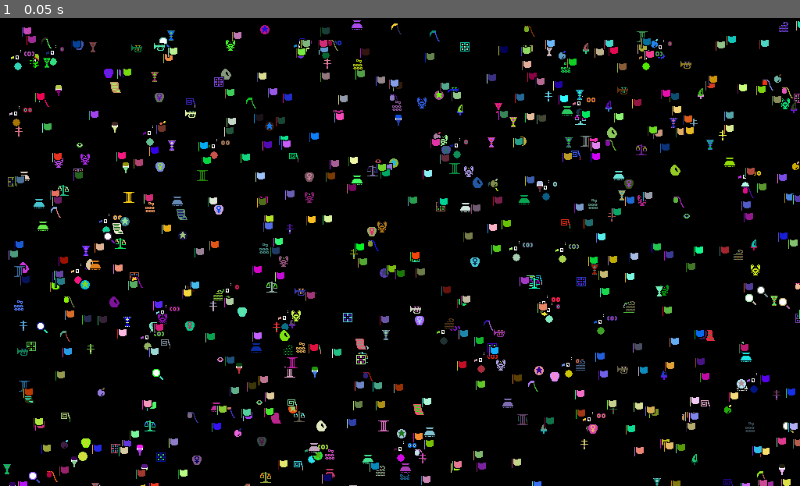
Above: before the commit, frame 1.
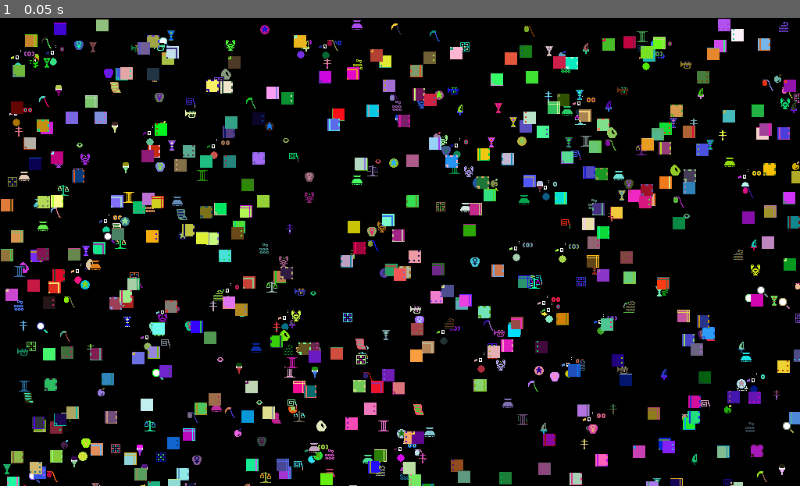
Above: after the commit, the same moment.

Repository: medmaster0/RogueCiv
Game: Godot game, scene res://DEBUGSCRATCHPAD.tscn
Same seed, same stepped clock (60 frames per second), same inputs: the game is played once before the commit and once after it. This scene is started directly instead of the project's main scene.
Inputs:
- Up to frame 1 (0.05 s): no input

The runs differ from the first frame. In frame 1, 16% of the frame differs, in the area x 0-100%, y 0-100%.

Commit message:
added some street and sidewalk item tiles

Diff:
--- a/DEBUGSCRATCHPAD.gd
+++ b/DEBUGSCRATCHPAD.gd
@@ -26,7 +26,7 @@
 		var temp_item = Item.instance()
 		temp_item.position = Vector2(randi()%int(get_viewport().size.x), randi()%int(get_viewport().size.y))
 		add_child(temp_item)
-		temp_item.setTile(105)
+		temp_item.setTile(201 + randi()%15)
 
 # Called every frame. 'delta' is the elapsed time since the previous frame.
 #func _process(delta):
--- a/Game.gd
+++ b/Game.gd
@@ -154,12 +154,13 @@
 				is_on_blocked_tile = false
 
 	#DEBUG
-	var flow_map = RogueGen.DetermineFlowMap(neighboorhood_layout)
-	for row in flow_map:
-		print(row)
-
-	for row in neighboorhood_layout:
-		print(row)
+#	var test_map = RogueGen.GenerateVault_v1(Vector2(16,16))
+#	var flow_map = RogueGen.DetermineFlowMap(test_map.map)
+#	for row in flow_map:
+#		print(row)
+#
+#	for row in test_map.map:
+#		print(row)
 
 func _process(delta):
 	# Called every frame. Delta is time since last frame.
--- a/Scenes/Item.gd
+++ b/Scenes/Item.gd
@@ -19,6 +19,23 @@
 # 105 - FLAG
 # 106 - DESK
 
+########### STREET ITEMS
+# 201 - ROAD_CENTER_CORNER_INNER
+# 202 - ROAD_CENTER_CORNER_OUTER
+# 203 - ROAD_CENTER_MIDDLE
+# 204 - ROAD_CENTER_TEE
+# 205 - ROAD_CENTER_TURN
+# 206 - ROAD_STRAIGHT
+# 207 - ROAD_STRAIGHT_STOP_INNER
+# 208 - ROAD_STRAIGHT_STOP_OUTER
+# 209 - ROAD_TURN_INNER
+# 210 - ROAD_TURN_OUTER
+# 211 - SIDEWALK_BACK
+# 212 - SIDEWALK_CORNER_BACK
+# 213 - SIDEWALK_CORNER_INNER
+# 214 - SIDEWALK_CORNER_OUTER
+# 215 - SIDEWALK_FRONT
+
 #LOAD UP ALL THE SPRITES>>>>
 
 #Resources Load
@@ -44,7 +61,36 @@
 #var flagPrim
 #var flagSeco
 
-
+#Street Resources Load
+var roadCenterCornerInnerPrim = preload("res://Tiles//street//RoadCenterCornerInnerPrim.png")
+var roadCenterCornerInnerSeco = preload("res://Tiles//street//RoadCenterCornerInnerSeco.png")
+var roadCenterCornerOuterPrim = preload("res://Tiles//street//RoadCenterCornerOuterPrim.png")
+var roadCenterCornerOuterSeco = preload("res://Tiles//street//RoadCenterCornerOuterSeco.png")
+var roadCenterMiddlePrim = preload("res://Tiles//street//RoadCenterMiddlePrim.png")
+var roadCenterMiddleSeco = preload("res://Tiles//street//RoadCenterMiddleSeco.png")
+var roadCenterTeePrim = preload("res://Tiles//street//RoadCenterTeePrim.png")
+var roadCenterTeeSeco = preload("res://Tiles//street//RoadCenterTeeSeco.png")
+var roadCenterTurnPrim = preload("res://Tiles//street//RoadCenterTurnPrim.png")
+var roadCenterTurnSeco = preload("res://Tiles//street//RoadCenterTurnSeco.png")
+var roadStraightPrim = preload("res://Tiles//street//RoadStraightPrim.png")
+var roadStraightSeco = preload("res://Tiles//street//RoadStraightSeco.png")
+var roadStraightStopInnerPrim = preload("res://Tiles//street//RoadStraightStopInnerPrim.png")
+var roadStraightStopInnerSeco = preload("res://Tiles//street//RoadStraightStopInnerSeco.png")
+var roadStraightStopOuterPrim = preload("res://Tiles//street//RoadStraightStopOuterPrim.png")
+var roadStraightStopOuterSeco = preload("res://Tiles//street//RoadStraightStopOuterSeco.png")
+var roadTurnInnerPrim = preload("res://Tiles//street//RoadTurnInnerPrim.png")
+var roadTurnInnerSeco = preload("res://Tiles//street//RoadTurnInnerSeco.png")
+var roadTurnOuterPrim = preload("res://Tiles//street//RoadTurnOuterPrim.png")
+var roadTurnOuterSeco = preload("res://Tiles//street//RoadTurnOuterSeco.png")
+var sidewalkBackPrim = preload("res://Tiles//street//SidewalkBackPrim.png")
+var sidewalkBackSeco = preload("res://Tiles//street//SidewalkBackSeco.png")
+var sidewalkCornerBackPrim = preload("res://Tiles//street//SidewalkCornerBackPrim.png")
+var sidewalkCornerInnerPrim = preload("res://Tiles//street//SidewalkCornerInnerPrim.png")
+var sidewalkCornerInnerSeco = preload("res://Tiles//street//SidewalkCornerInnerSeco.png")
+var sidewalkCornerOuterPrim = preload("res://Tiles//street//SidewalkCornerOuterPrim.png")
+var sidewalkCornerOuterSeco = preload("res://Tiles//street//SidewalkCornerOuterSeco.png")
+var sidewalkFrontPrim = preload("res://Tiles//street//SidewalkFrontPrim.png")
+var sidewalkFrontSeco = preload("res://Tiles//street//SidewalkFrontSeco.png")
 
 #Class Variables
 var primColor
@@ -157,9 +203,97 @@
 			$Prim.texture = flagPrim
 			$Seco.texture = flagSeco
 			$Tert.texture = null
-
-
-
+		######STREET SHIT
+		201:
+			#ROAD_CENTER_CORNER_INNER
+			item_name = "road"
+			$Prim.texture = roadCenterCornerInnerPrim
+			$Seco.texture = roadCenterCornerInnerSeco
+			$Tert.texture = null
+		202:
+			#ROAD_CENTER_CORNER_OUTER
+			item_name = "road"
+			$Prim.texture = roadCenterCornerOuterPrim
+			$Seco.texture = roadCenterCornerOuterSeco
+			$Tert.texture = null
+		203:
+			#ROAD_CENTER_MIDDLE
+			item_name = "road"
+			$Prim.texture = roadCenterMiddlePrim
+			$Seco.texture = roadCenterMiddleSeco
+			$Tert.texture = null
+		204:
+			#ROAD_CENTER_TEE
+			item_name = "road"
+			$Prim.texture = roadCenterTeePrim
+			$Seco.texture = roadCenterTeeSeco
+			$Tert.texture = null
+		205:
+			#ROAD_CENTER_TURN
+			item_name = "road"
+			$Prim.texture = roadCenterTurnPrim
+			$Seco.texture = roadCenterTurnSeco
+			$Tert.texture = null
+		206:
+			#ROAD_STRAIGHT
+			item_name = "road"
+			$Prim.texture = roadStraightPrim
+			$Seco.texture = roadStraightSeco
+			$Tert.texture = null
+		207:
+			#ROAD_STRAIGHT_STOP_INNER
+			item_name = "road"
+			$Prim.texture = roadStraightStopInnerPrim
+			$Seco.texture = roadStraightStopInnerSeco
+			$Tert.texture = null
+		208:
+			#ROAD_STRAIGHT_STOP_OUTER
+			item_name = "road"
+			$Prim.texture = roadStraightStopOuterPrim
+			$Seco.texture = roadStraightStopOuterSeco
+			$Tert.texture = null
+		209:
+			#ROAD_TURN_INNER
+			item_name = "road"
+			$Prim.texture = roadTurnInnerPrim
+			$Seco.texture = roadTurnInnerSeco
+			$Tert.texture = null
+		210:
+			#ROAD_TURN_OUTER
+			item_name = "road"
+			$Prim.texture = roadTurnOuterPrim
+			$Seco.texture = roadTurnOuterSeco
+			$Tert.texture = null
+		211:
+			#SIDEWALK_BACK
+			item_name = "sidewalk"
+			$Prim.texture = sidewalkBackPrim
+			$Seco.texture = sidewalkBackSeco
+			$Tert.texture = null
+		212:
+			#SIDEWALK_CORNER_BACK
+			item_name = "sidewalk"
+			$Prim.texture = sidewalkCornerBackPrim
+			$Seco.texture = null
+			$Tert.texture = null
+		213:
+			#SIDEWALK_CORNER_INNER
+			item_name = "sidewalk"
+			$Prim.texture = sidewalkCornerInnerPrim
+			$Seco.texture = sidewalkCornerInnerSeco
+			$Tert.texture = null
+		214:
+			#SIDEWALK_CORNER_OUTER
+			item_name = "sidewalk"
+			$Prim.texture = sidewalkCornerOuterPrim
+			$Seco.texture = sidewalkCornerOuterSeco
+			$Tert.texture = null
+		215:
+			#SIDEWALK_FRONT
+			item_name = "sidewalk"
+			$Prim.texture = sidewalkFrontPrim
+			$Seco.texture = sidewalkFrontSeco
+			$Tert.texture = null
 
 # Called every frame. 'delta' is the elapsed time since the previous frame.
 #func _process(delta):
Binary file added: Tiles/street/RoadCenterCornerInnerPrim.png
Not shown, added: Tiles/street/RoadCenterCornerInnerPrim.png.import
Binary file added: Tiles/street/RoadCenterCornerInnerSeco.png
Not shown, added: Tiles/street/RoadCenterCornerInnerSeco.png.import
Binary file added: Tiles/street/RoadCenterCornerOuterPrim.png
Not shown, added: Tiles/street/RoadCenterCornerOuterPrim.png.import
Binary file added: Tiles/street/RoadCenterCornerOuterSeco.png
Not shown, added: Tiles/street/RoadCenterCornerOuterSeco.png.import
Binary file added: Tiles/street/RoadCenterMiddlePrim.png
Not shown, added: Tiles/street/RoadCenterMiddlePrim.png.import
Binary file added: Tiles/street/RoadCenterMiddleSeco.png
Not shown, added: Tiles/street/RoadCenterMiddleSeco.png.import
(and 46 more such lines)
